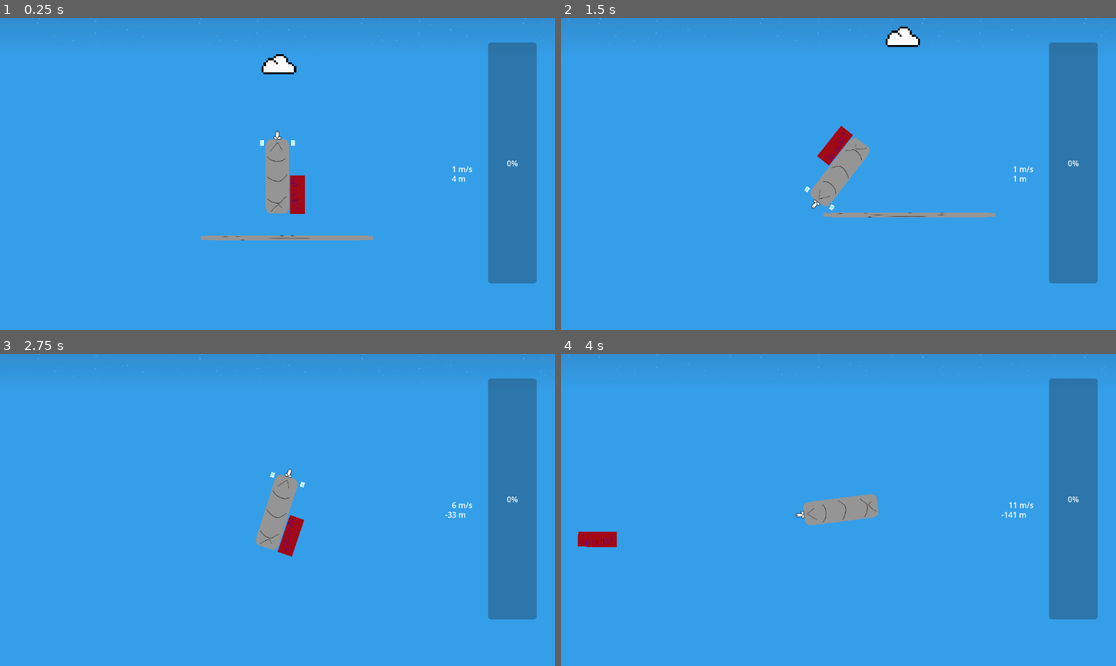
Above: before the commit, frames 1-4 (two rows, left to right).
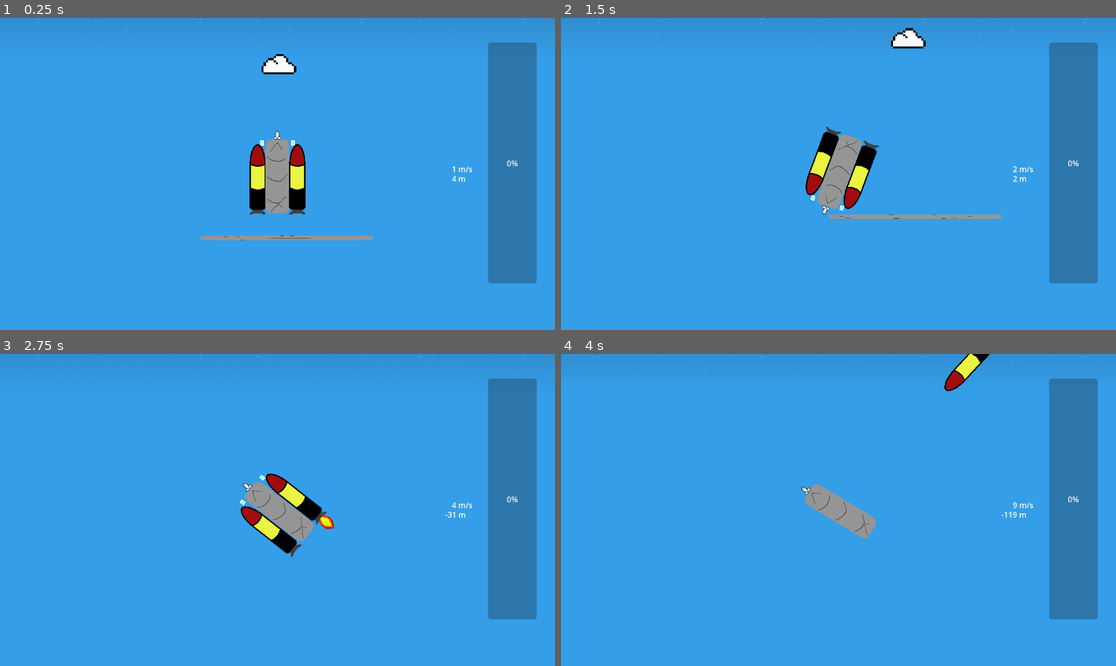
Above: after the commit, the same moments.

Repository: martin-danhier/to-the-moon
Game: Godot game, scene res://exploration.tscn
Two runs of this game, one before a commit and one after it. Both use one fixed random seed, a clock stepped at 60 frames per second and the inputs below.
Inputs:
- Up to frame 1 (0.25 s): no input
- Up to frame 2 (1.5 s): hold Z (thruster_0) 0.53-1.28 s
- Up to frame 3 (2.75 s): hold Z (thruster_0) from 2.03 s (still down)
- Up to frame 4 (4 s): release Z (thruster_0) at 3.53 s

The runs differ from the first frame. In frame 1, 1.2% of the frame differs, in the area x 44-56%, y 40-64%; in frame 2, 2.4%, in the area x 43-83%, y 2-65%; in frame 3, 2.3%; in frame 4, 1.9%.

Commit message:
rocket is firing

Diff:
--- a/RocketCrontroller.gd
+++ b/RocketCrontroller.gd
@@ -8,6 +8,11 @@
 var side_thruster_right : RigidBody2D
 var body : RigidBody2D
 
+var thruster_left_sprite : AnimatedSprite2D
+var thruster_right_sprite : AnimatedSprite2D
+var side_thruster_left_sprite : AnimatedSprite2D
+var side_thruster_right_sprite : AnimatedSprite2D
+
 var kaput = false
 
 func _ready() -> void:
@@ -16,6 +21,9 @@
 	side_thruster_left = self.get_node("side_thruster_left")
 	side_thruster_right = self.get_node("side_thruster_right")
 	body = self.get_node("body_0")
+
+	thruster_left_sprite = self.get_node("thruster_left/AnimatedSprite2D")
+	thruster_right_sprite = self.get_node("thruster_right/AnimatedSprite2D")
 
 func _physics_process(delta: float) -> void:
 	if kaput == true:
@@ -39,10 +47,17 @@
 	if Input.is_action_pressed("thruster_1"):
 		var local_impulse = impulse.rotated(thruster_left.transform.get_rotation())
 		thruster_left.apply_force(local_impulse)
+		thruster_left_sprite.play("thrusting")
+	else:
+		thruster_left_sprite.play("idle")
 
 	if Input.is_action_pressed("thruster_0"):
 		var local_impulse = impulse.rotated(thruster_right.transform.get_rotation())
 		thruster_right.apply_force(local_impulse)
+		thruster_right_sprite.play("thrusting")
+	else:
+		thruster_right_sprite.play("idle")
+
 
 func explode_rocket():
 	# Detach all joints
@@ -63,5 +78,5 @@
 
 
 func _on_rocket_part_body_entered(body: Node) -> void:
-	if not body.name.contains("ground"):
+	if body.name.contains("obstacle"):
 		explode_rocket()
--- a/exploration.tscn
+++ b/exploration.tscn
@@ -67,5 +67,5 @@
 [node name="Rocket" parent="." instance=ExtResource("1_1yu1n")]
 position = Vector2(-23, -128)
 
-[node name="Obstacle" parent="." instance=ExtResource("7_5taav")]
+[node name="obstacle" parent="." instance=ExtResource("7_5taav")]
 position = Vector2(-4, -458)
--- a/obstacles/obstacle.tscn
+++ b/obstacles/obstacle.tscn
@@ -7,7 +7,7 @@
 radius = 25.0
 height = 102.0
 
-[node name="Obstacle" type="Node2D"]
+[node name="obstacle" type="Node2D"]
 
 [node name="Sprite2D" type="Sprite2D" parent="."]
 texture_filter = 1
--- a/rocket.tscn
+++ b/rocket.tscn
@@ -1,29 +1,62 @@
-[gd_scene load_steps=11 format=3 uid="uid://y8ju2utt1nsd"]
+[gd_scene load_steps=16 format=3 uid="uid://y8ju2utt1nsd"]
 
 [ext_resource type="Script" uid="uid://jhp1evdhvaie" path="res://RocketCrontroller.gd" id="1_tpb7v"]
 [ext_resource type="Texture2D" uid="uid://db4swb5w3qhwr" path="res://assets/body.png" id="2_cum1y"]
-[ext_resource type="Texture2D" uid="uid://chpld2yyt3kgh" path="res://assets/thruster.png" id="3_546ky"]
+[ext_resource type="Texture2D" uid="uid://b1dmwlsgiyj1k" path="res://sprites/thruster.png" id="4_546ky"]
 [ext_resource type="Texture2D" uid="uid://bn7uvcm0llg0a" path="res://assets/side_thruster.png" id="4_awr8v"]
 [ext_resource type="Texture2D" uid="uid://8j2xphuhed2t" path="res://assets/gun.png" id="5_cum1y"]
 
 [sub_resource type="RectangleShape2D" id="RectangleShape2D_tut6i"]
 size = Vector2(70, 220)
 
-[sub_resource type="RectangleShape2D" id="RectangleShape2D_wyjkc"]
-size = Vector2(44.89, 114)
-
-[sub_resource type="SpriteFrames" id="SpriteFrames_cum1y"]
+[sub_resource type="AtlasTexture" id="AtlasTexture_awr8v"]
+atlas = ExtResource("4_546ky")
+region = Rect2(96, 0, 48, 265)
+
+[sub_resource type="AtlasTexture" id="AtlasTexture_546ky"]
+atlas = ExtResource("4_546ky")
+region = Rect2(96, 0, 48, 265)
+
+[sub_resource type="AtlasTexture" id="AtlasTexture_7htxx"]
+atlas = ExtResource("4_546ky")
+region = Rect2(48, 0, 48, 265)
+
+[sub_resource type="AtlasTexture" id="AtlasTexture_mnerj"]
+atlas = ExtResource("4_546ky")
+region = Rect2(0, 0, 48, 265)
+
+[sub_resource type="SpriteFrames" id="SpriteFrames_7htxx"]
 animations = [{
-"frames": [],
-"loop": true,
-"name": &"firing",
-"speed": 5.0
-}, {
-"frames": [],
+"frames": [{
+"duration": 1.0,
+"texture": SubResource("AtlasTexture_awr8v")
+}],
 "loop": true,
 "name": &"idle",
 "speed": 5.0
+}, {
+"frames": [{
+"duration": 1.0,
+"texture": SubResource("AtlasTexture_546ky")
+}, {
+"duration": 1.0,
+"texture": SubResource("AtlasTexture_7htxx")
+}, {
+"duration": 1.0,
+"texture": SubResource("AtlasTexture_mnerj")
+}],
+"loop": true,
+"name": &"thrusting",
+"speed": 16.0
 }]
+
+[sub_resource type="CapsuleShape2D" id="CapsuleShape2D_cum1y"]
+radius = 21.0
+height = 193.0
+
+[sub_resource type="CapsuleShape2D" id="CapsuleShape2D_546ky"]
+radius = 21.0
+height = 193.2
 
 [sub_resource type="RectangleShape2D" id="RectangleShape2D_c4mc6"]
 
@@ -61,12 +94,15 @@
 contact_monitor = true
 max_contacts_reported = 1
 
+[node name="AnimatedSprite2D" type="AnimatedSprite2D" parent="thruster_left"]
+texture_filter = 1
+position = Vector2(0, -26.6)
+sprite_frames = SubResource("SpriteFrames_7htxx")
+animation = &"thrusting"
+
 [node name="CollisionShape2D" type="CollisionShape2D" parent="thruster_left"]
-shape = SubResource("RectangleShape2D_wyjkc")
-
-[node name="AnimatedSprite2D" type="AnimatedSprite2D" parent="thruster_left"]
-sprite_frames = SubResource("SpriteFrames_cum1y")
-animation = &"firing"
+position = Vector2(0, -43.6)
+shape = SubResource("CapsuleShape2D_cum1y")
 
 [node name="thruster_right" type="RigidBody2D" parent="."]
 position = Vector2(59, 30)
@@ -74,12 +110,15 @@
 contact_monitor = true
 max_contacts_reported = 1
 
-[node name="Sprite2D" type="Sprite2D" parent="thruster_right"]
-scale = Vector2(0.175, 0.225)
-texture = ExtResource("3_546ky")
+[node name="AnimatedSprite2D" type="AnimatedSprite2D" parent="thruster_right"]
+texture_filter = 1
+position = Vector2(0, -26.6)
+sprite_frames = SubResource("SpriteFrames_7htxx")
+animation = &"idle"
 
 [node name="CollisionShape2D" type="CollisionShape2D" parent="thruster_right"]
-shape = SubResource("RectangleShape2D_wyjkc")
+position = Vector2(0, -43.6)
+shape = SubResource("CapsuleShape2D_546ky")
 
 [node name="side_thruster_left" type="RigidBody2D" parent="."]
 position = Vector2(-45.45, -123.34)
